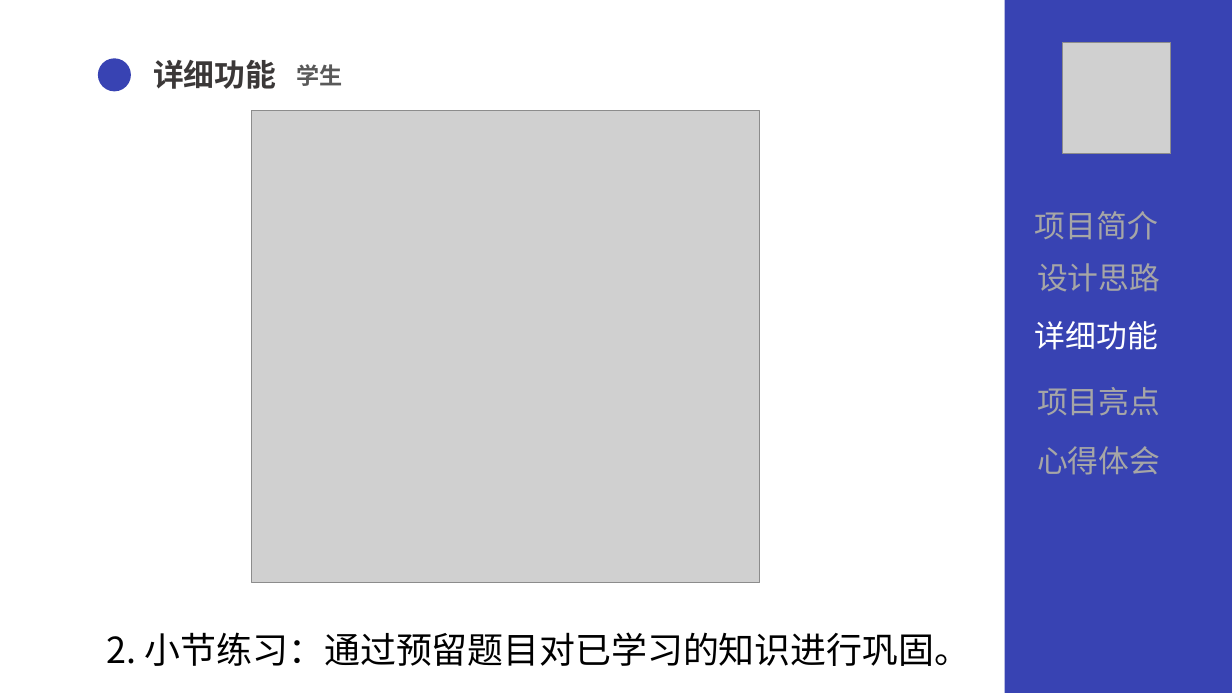
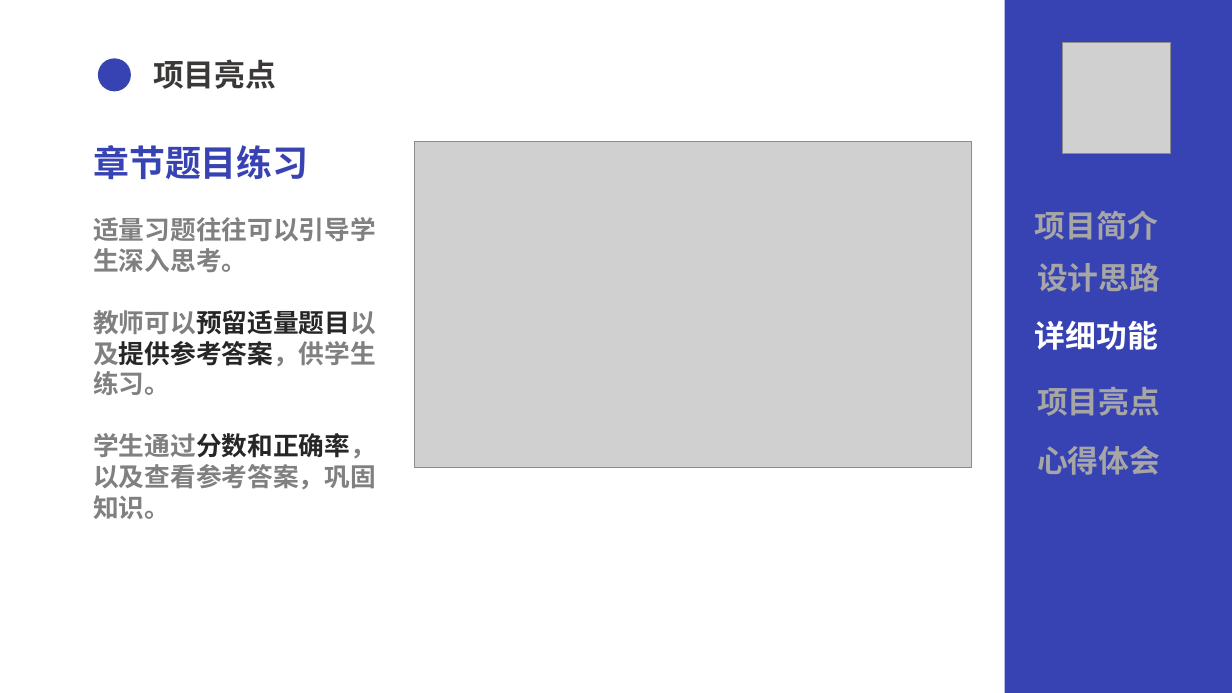
Before and after one commit to wang-kaopu/assignment, a slide deck: slide 19 of document/QG汇报.pptx (slide 12 before the commit). Drawn at 1232x693 pixels with LibreOffice and Linux fonts; fonts in the diff are those of the drawing; grey boxes stand for pictures. Boxes give left, top, right and bottom in pixels: in the first picture for what was removed or moved away, otherwise in the second. Text is boxed around its words. In the diff, an @@ line names an element or a change of style, - is before the commit and + after.

Commit message:
refactor:修改PPT和项目文档

```diff
--- a/document/QG汇报.pptx
+++ b/document/QG汇报.pptx
@@ text at (x1=153, y1=59, x2=276, y2=89): text changed @@
-详细功能
+项目亮点
@@ text removed at (x1=297, y1=64, x2=343, y2=86) @@
-学生
@@ picture removed at (x1=251, y1=110, x2=760, y2=582) @@
@@ text added at (x1=93, y1=145, x2=376, y2=519), 20 pt, text #808080, bold @@
+章节题目练习
+适量习题往往可以引导学生深入思考。
+教师可以预留适量题目以及提供参考答案，供学生练习。
+学生通过分数和正确率，以及查看参考答案，巩固知识。
@@ picture added at (x1=415, y1=141, x2=972, y2=468) @@
@@ bold on in 5 elements at (x1=1035, y1=211, x2=1158, y2=240), (x1=1035, y1=321, x2=1158, y2=350), (x1=1037, y1=263, x2=1160, y2=292), (x1=1037, y1=387, x2=1160, y2=416), (x1=1037, y1=446, x2=1160, y2=475) @@
@@ text removed at (x1=107, y1=632, x2=970, y2=666) @@
-2. 小节练习：通过预留题目对已学习的知识进行巩固。
```
Also in this commit, not shown: 12 other slides changed, 8 slides added, 1 other file.
